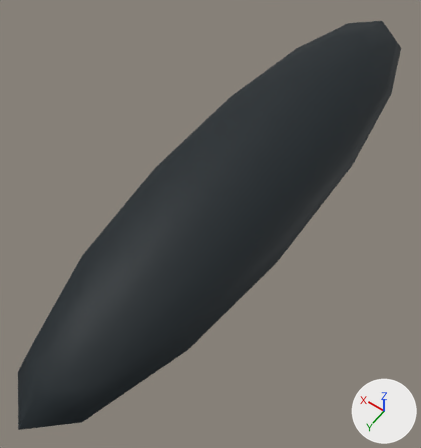
The glTF model content/genome/assets/eye_slit.glb: old version first, new version second.
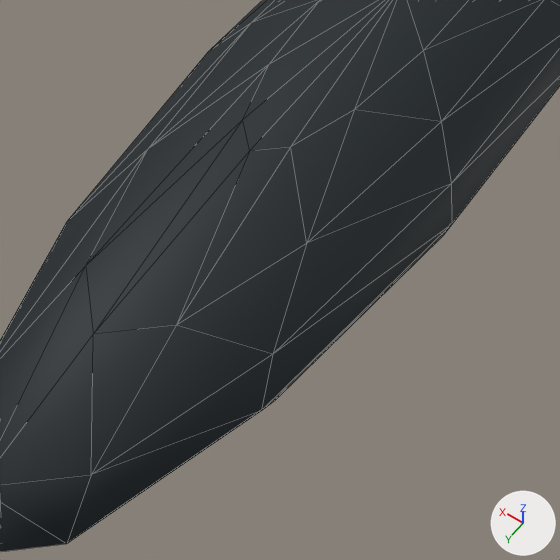
There are two pictures of each version: one whole from a 50 mm lens placed at (-0.165, 0.29, 0.357), pointed at (0.008, 0.048, -0.023), one close up on the part from 11% to 80% of the width and 32% to 96% of the height. Arrows for +X, +Y and +Z are at lower right; the lights stay in place. The first two pictures are the older version. The close-ups show mesh edges as thin lines. Where no turn or scale is listed for an object, it has been applied to the vertices.

In view in the first close-up: 'eye_slit'.
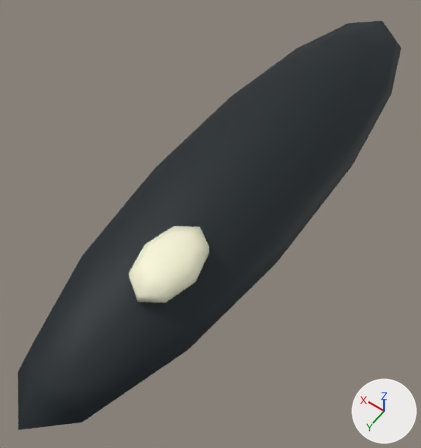
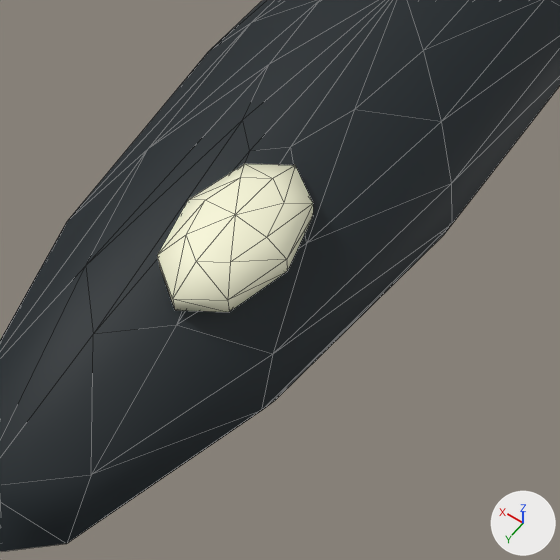
Boxes [x1, y1, x2, y2] around the edits, measured in the close-ups (560 x 560 px):
'eye_slit_glint', added (pale yellow): after [157, 164, 313, 312]

Patch to the scene script:
```diff
--- a/content/genome/assets/eye_slit.glb.py
+++ b/content/genome/assets/eye_slit.glb.py
@@ mat_bone @@
+mat_bone = principled_material('Bone')
+mat_bone.base_color = (0.93, 0.922, 0.687)  # pale yellow #f7f6d8
+mat_bone.roughness = 0.65
@@ me_eye_slit_glint @@
+me_eye_slit_glint.from_pydata(...)  # a UV sphere (8 segments, 5 rings, poles along z) spanning x -0.0389..0.0029, y 0.0967..0.1633, z 0.028..0.052
+me_eye_slit_glint.materials.append(mat_bone)  # pale yellow #f7f6d8
@@ ob_eye_slit_glint @@
+ob_eye_slit_glint = bpy.data.objects.new('eye_slit_glint', me_eye_slit_glint)
+ob_eye_slit_glint.location = (0.0, 0.0, 0.0)
```
